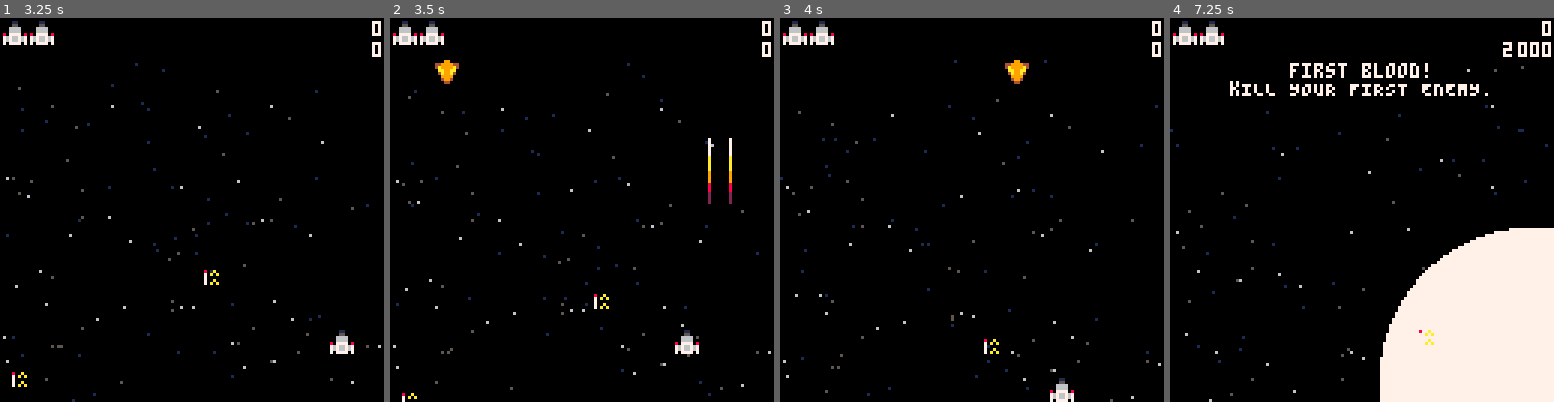
Above: before the commit, frames 1-4 (left to right).
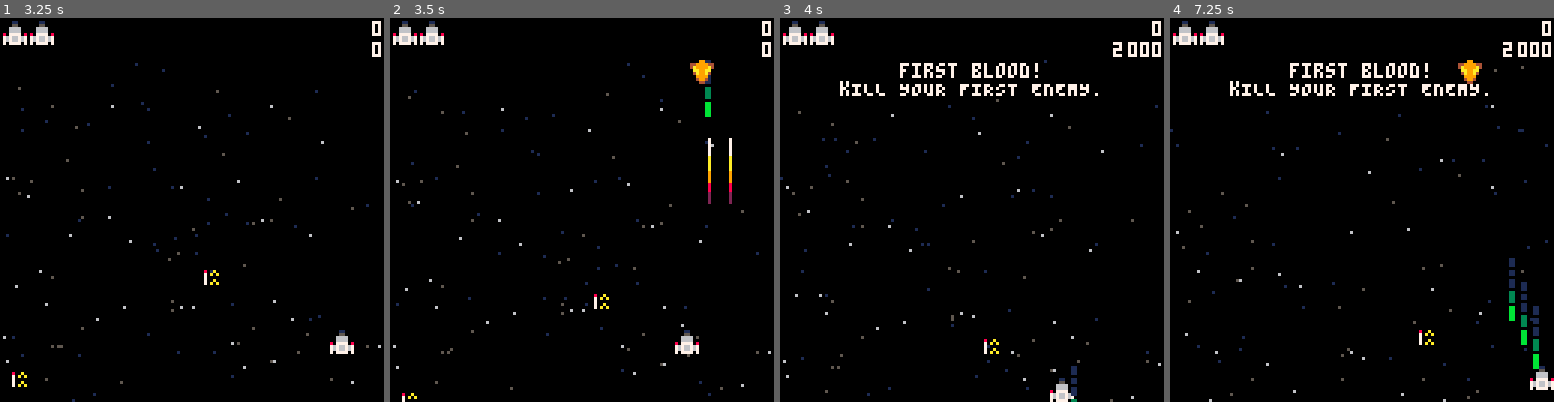
Above: after the commit, the same moments.

Repository: adammitchelldev/space
Game: PICO-8 cartridge space.p8
Same seed, same stepped clock (60 frames per second), same inputs: the game is played once before the commit and once after it.
Inputs:
- Up to frame 1 (3.25 s): tap X (X key) at 0.33, 1.07, 1.85, 2.97 s; tap O (Z key) at 0.7, 1.7, 2.1, 2.5, 2.9 s; hold Right 1.6-2.1 s; hold Up 2.15-2.42 s; hold Right 2.47-3.03 s; hold Left from 3.08 s (still down)
- Up to frame 2 (3.5 s): keep holding Left; tap O (Z key) at 3.3 s
- Up to frame 3 (4 s): release Left at 3.58 s; hold Down 3.63-3.97 s; tap O (Z key) at 3.7 s
- Up to frame 4 (7.25 s): hold Right 4.02-4.68 s; tap X (X key) at 4.08, 5.2, 6.32 s; tap O (Z key) every 0.4 s from 4.1 to 6.9 s; hold Up 4.73-5.03 s; hold Left 5.08-5.68 s; hold Down 5.73-6.03 s; hold Right 6.08-6.58 s; hold Right 6.63-7.13 s; hold Up from 7.18 s (still down)

Frame 1 is identical in both runs. In frame 2, 0.6% of the frame differs, in the area x 11-85%, y 10-26%; in frame 3, 1.9%; in frame 4, 17%, in the area x 54-100%, y 10-100%.

Commit message:
More testing

Diff:
--- a/src/enemy.lua
+++ b/src/enemy.lua
@@ -179,7 +179,12 @@
                     enemy_bullet:new(self.x + 3, self.y + 6).dy = 4
                 end
                 self.dx = -self.dx
-                wait(flr(rnd(30)) + 30)
+                wait(60)
+            until false
+        end,
+        function(self)
+            repeat
+                wait(flr(rnd(100))+20)
                 self.dx = -self.dx
             until false
         end
--- a/src/level.lua
+++ b/src/level.lua
@@ -83,10 +83,17 @@
             end
         until false
     end)
+    local wave = 1
     repeat
         wait(180)
         -- enemy_big:new{ x = 60, y = -16, dx = 0.5, health = 20 }
-        enemy_hunter:new{ x = -7, y = 0 }
+        for i = 1,wave do
+            local x
+            if (flr(rnd(2)) == 0) x = -7 else x = 127
+            enemy_hunter:new{ x = x, y = (i - 1) * 8 }
+            wait(flr(rnd(30))+30)
+        end
+        wave += 1
         wait(no_enemies)
     until false
 end)
